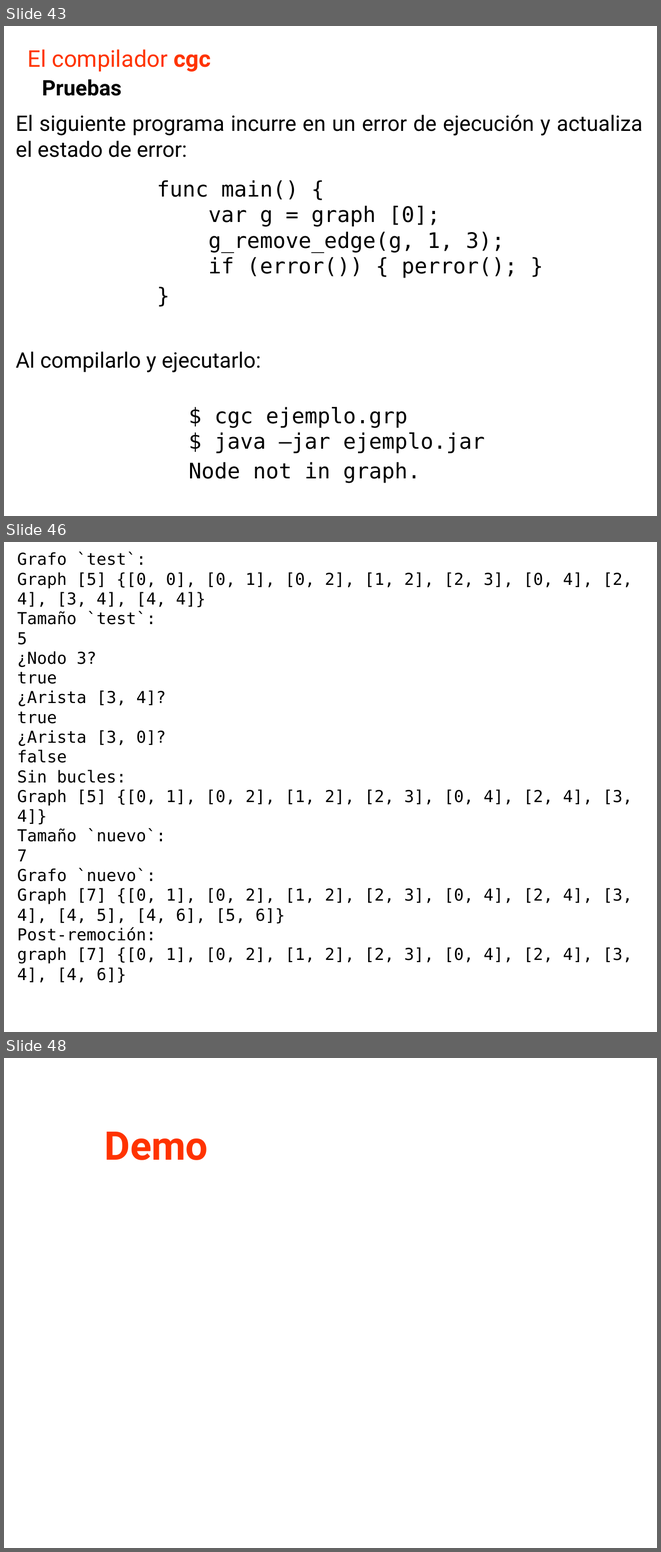
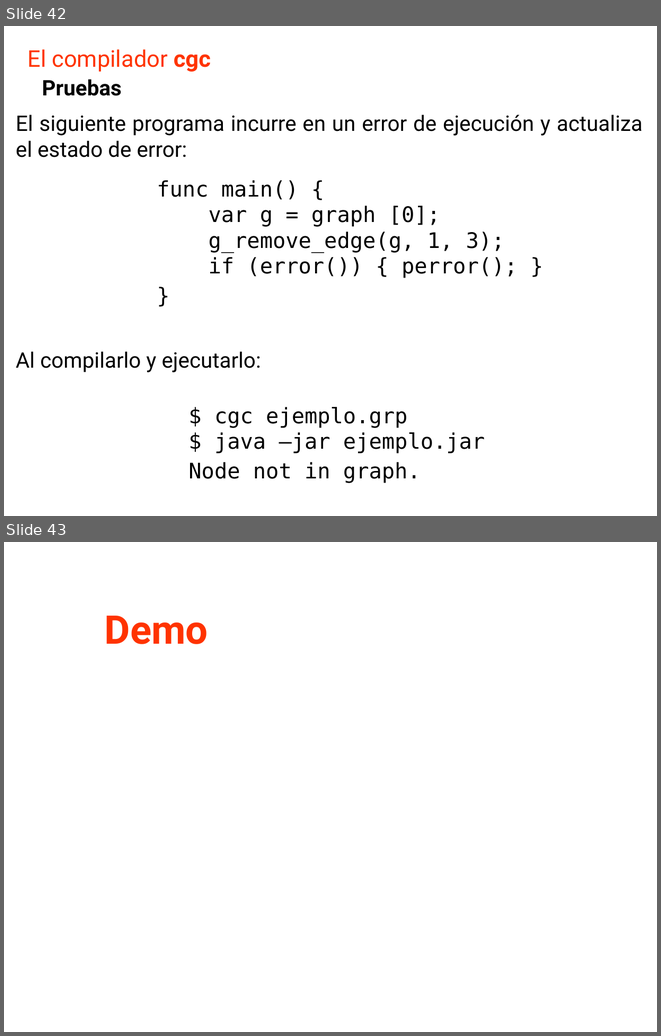
Before and after one commit to GAPM/cg, a slide deck: doc/CG.odp. Shown one above the other, each under a label of ours: slides 43, 46 and 48 before the commit, slides 42 and 43 after it; the slides between them are not shown. The pictures are 661x1552 and 661x1036 pixels, drawn with LibreOffice and Linux fonts; fonts in the diff are those of the drawing. Boxes give left, top, right and bottom in pixels: in the first picture for what was removed or moved away, otherwise in the second. Text is boxed around its words. In the diff, an @@ line names an element or a change of style, - is before the commit and + after.

```diff
--- a/doc/CG.odp
+++ b/doc/CG.odp
@@ slide 46 removed at box(4, 542, 657, 1032), background #FFFFFF @@
@@ text removed at box(17, 552, 633, 983) @@
-Grafo `test`:
-Graph [5] {[0, 0], [0, 1], [0, 2], [1, 2], [2, 3], [0, 4], [2, 4], [3, 4], [4, 4]}
-Tamaño `test`:
-5
-¿Nodo 3?
-true
-¿Arista [3, 4]?
-true
-¿Arista [3, 0]?
-false
-Sin bucles:
-Graph [5] {[0, 1], [0, 2], [1, 2], [2, 3], [0, 4], [2, 4], [3, 4]}
-Tamaño `nuevo`:
-7
-Grafo `nuevo`:
-Graph [7] {[0, 1], [0, 2], [1, 2], [2, 3], [0, 4], [2, 4], [3, 4], [4, 5], [4, 6], [5, 6]}
-Post-remoción:
-graph [7] {[0, 1], [0, 2], [1, 2], [2, 3], [0, 4], [2, 4], [3, 4], [4, 6]}
@@ what was slide 43 is now slide 42 @@
@@ what was slide 48 is now slide 43 @@
```
Also in this commit, not shown: 12 slides changed, 1 slide added, 5 other slides removed.
